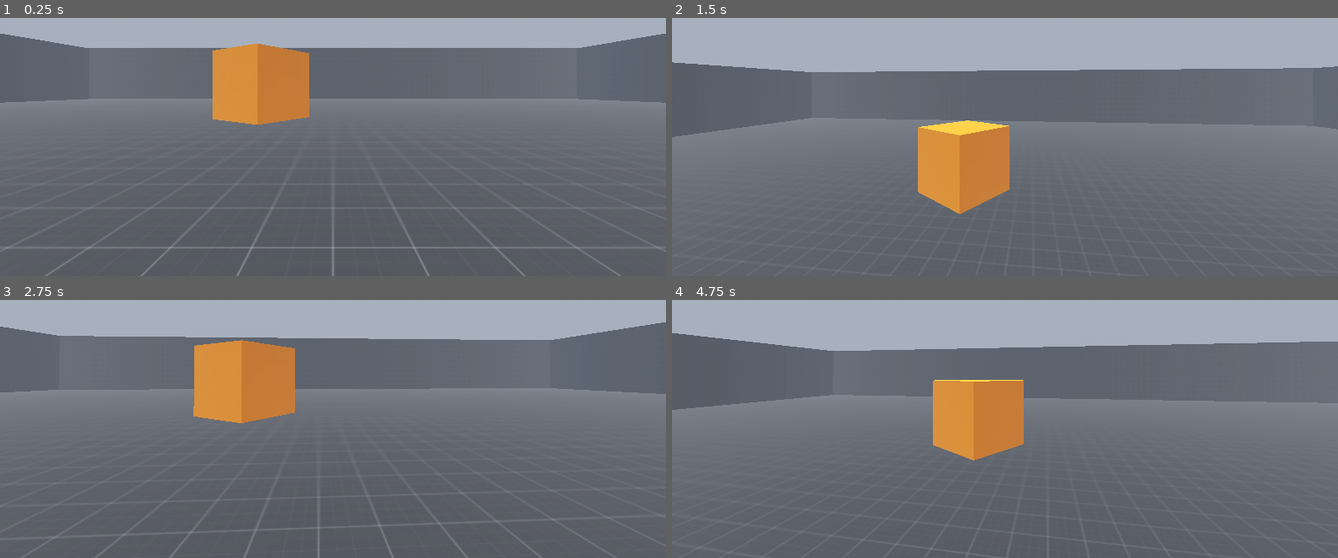
Above: before the commit, frames 1-4 (two rows, left to right).
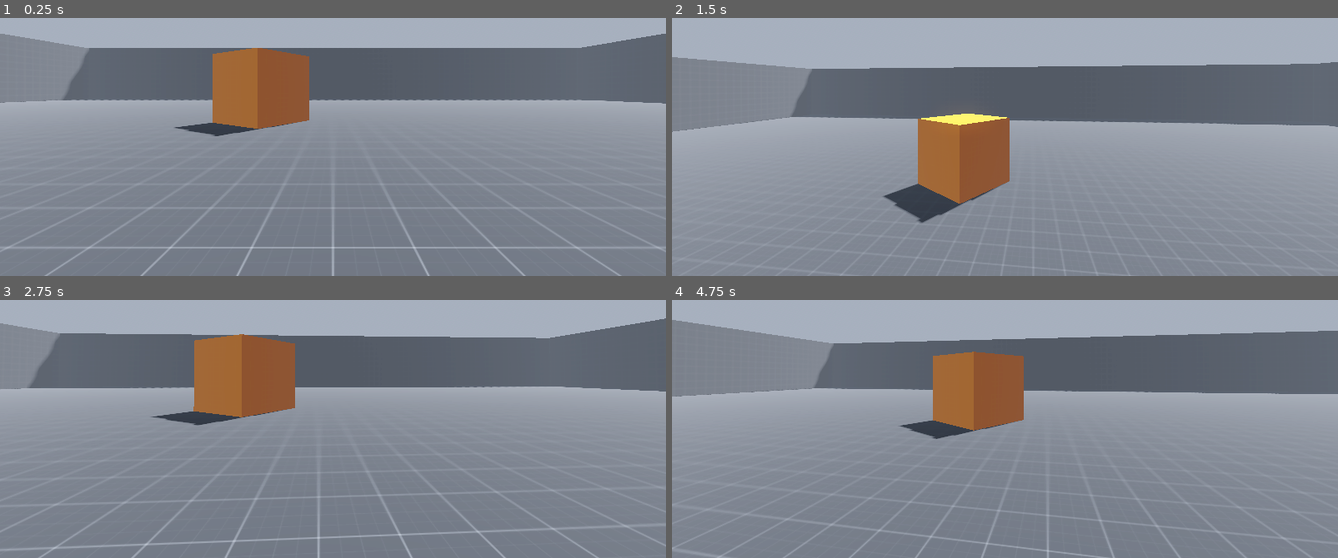
Above: after the commit, the same moments.

Repository: MagicBattle/Graveyard-Shift
Game: Godot game, scene res://scenes/main.tscn
Same seed, same stepped clock (60 frames per second), same inputs: the game is played once before the commit and once after it.
Inputs (mouse positions are in pixels of both pictures, inside the frame that each line leads up to):
- Up to frame 1 (0.25 s): no input
- Up to frame 2 (1.5 s): tap Enter (ui_accept) at 0.5, 0.6 s; move the mouse to (1038, 87) at 0.52 s; hold Up (ui_up) from 0.53 s (still down); tap Space (jump) at 0.77, 0.8, 1.07, 1.35 s; move the mouse to (971, 90) at 1.27 s
- Up to frame 3 (2.75 s): keep holding Up (ui_up); tap Space (jump) at 1.52, 1.82, 2.3 s; tap Enter (ui_accept) at 1.55, 2.1 s; move the mouse to (346, 364) at 2.02 s
- Up to frame 4 (4.75 s): keep holding Up (ui_up); move the mouse to (998, 377) at 2.77 s; tap Enter (ui_accept) at 2.85, 4.35 s; tap Space (jump) at 3.02, 3.32, 3.6, 3.77, 4.07, 4.52 s; move the mouse to (1051, 374) at 3.52 s; move the mouse to (951, 367) at 4.27 s

The runs differ from the first frame. In frame 1, 74% of the frame differs, in the area x 0-100%, y 6-100%; in frame 2, 66%; in frame 3, 70%; in frame 4, 74%.

Commit message:
Added all assets (so far)
Assets and got rid of base.gd for now.

Diff:
--- a/-graveyard-shift/scenes/main.tscn
+++ b/-graveyard-shift/scenes/main.tscn
@@ -1,10 +1,11 @@
-[gd_scene load_steps=17 format=3 uid="uid://cmftxmidlidj0"]
+[gd_scene load_steps=18 format=3 uid="uid://cmftxmidlidj0"]
 
 [ext_resource type="Script" uid="uid://dktfi6u1cjc80" path="res://scripts/main_character.gd" id="1_o5qli"]
-[ext_resource type="Texture2D" uid="uid://6mu3bge5mwm3" path="res://assets/texture_01.png" id="2_0wfyh"]
-[ext_resource type="Texture2D" uid="uid://bwi3waml2qjjn" path="res://assets/texture_02.png" id="3_tbgi4"]
-[ext_resource type="Texture2D" uid="uid://dpbb5bkjc4nix" path="res://assets/texture_03.png" id="4_tefeu"]
-[ext_resource type="Texture2D" uid="uid://does8rpwjdh1r" path="res://assets/texture_05.png" id="5_o6xl0"]
+[ext_resource type="Texture2D" uid="uid://6mu3bge5mwm3" path="res://assets/Test textures/texture_01.png" id="2_0wfyh"]
+[ext_resource type="Texture2D" uid="uid://bwi3waml2qjjn" path="res://assets/Test textures/texture_02.png" id="3_tbgi4"]
+[ext_resource type="Texture2D" uid="uid://dpbb5bkjc4nix" path="res://assets/Test textures/texture_03.png" id="4_tefeu"]
+[ext_resource type="Texture2D" uid="uid://does8rpwjdh1r" path="res://assets/Test textures/texture_05.png" id="5_o6xl0"]
+[ext_resource type="PackedScene" uid="uid://dx78rii2u5n23" path="res://assets/elkdemon/elkdemongodot.glb" id="6_tefeu"]
 
 [sub_resource type="ProceduralSkyMaterial" id="ProceduralSkyMaterial_0wfyh"]
 sky_horizon_color = Color(0.66224277, 0.6717428, 0.6867428, 1)
@@ -17,6 +18,7 @@
 background_mode = 2
 sky = SubResource("Sky_sugp2")
 tonemap_mode = 2
+sdfgi_enabled = true
 glow_enabled = true
 fog_enabled = true
 
@@ -51,17 +53,18 @@
 
 [node name="World" type="Node3D"]
 
+[node name="DirectionalLight3D" type="DirectionalLight3D" parent="."]
+transform = Transform3D(-0.8660254, -0.43301278, 0.25, 0, 0.49999997, 0.86602545, -0.50000006, 0.75, -0.43301266, 0, 0, 0)
+shadow_enabled = true
+
 [node name="WorldEnvironment" type="WorldEnvironment" parent="."]
 environment = SubResource("Environment_jyhfs")
-
-[node name="DirectionalLight3D" type="DirectionalLight3D" parent="."]
-transform = Transform3D(1, 0, 0, 0, 0.2964749, 0.95504063, 0, -0.95504063, 0.2964749, 0, 7.808424, 0)
 
 [node name="TestingCharacter" type="CharacterBody3D" parent="."]
 transform = Transform3D(1, 0, 0, 0, 1, 0, 0, 0, 1, 0, 1.9370288, 0)
 script = ExtResource("1_o5qli")
 
-[node name="MeshInstance3D" type="MeshInstance3D" parent="TestingCharacter"]
+[node name="temp (replace later)" type="MeshInstance3D" parent="TestingCharacter"]
 mesh = SubResource("CapsuleMesh_o5qli")
 
 [node name="CollisionShape3D" type="CollisionShape3D" parent="TestingCharacter"]
@@ -86,7 +89,7 @@
 use_collision = true
 
 [node name="box2" type="CSGBox3D" parent="Prototype"]
-transform = Transform3D(0.8306542, 0, -0.5567886, 0, 1, 0, 0.5567886, 0, 0.8306542, -2.1227324, 1.9, -7.369481)
+transform = Transform3D(0.8306542, 0, -0.5567886, 0, 1, 0, 0.5567886, 0, 0.8306542, -2.1227324, 1.8, -7.369481)
 material_override = SubResource("StandardMaterial3D_85g3d")
 use_collision = true
 size = Vector3(2, 2, 2)
@@ -120,3 +123,6 @@
 material_override = SubResource("StandardMaterial3D_o6xl0")
 use_collision = true
 size = Vector3(1, 5, 48)
+
+[node name="elkdemongodot" parent="Prototype" instance=ExtResource("6_tefeu")]
+transform = Transform3D(-0.3007058, 0, -0.95371693, 0, 1, 0, 0.95371693, 0, -0.3007058, 6.41364, 0.79999876, 6.190615)
--- a/-graveyard-shift/scripts/base.gd
+++ /dev/null
@@ -1,29 +0,0 @@
-class_name BaseCharacter
-extends CharacterBody3D
-
-
-const SPEED = 5.0
-const JUMP_VELOCITY = 4.5
-
-
-func _physics_process(delta: float) -> void:
-	# Add the gravity.
-	if not is_on_floor():
-		velocity += ProjectSettings.get_setting("physics/3d/default_gravity_vector") * delta
-
-	# Handle jump.
-	if Input.is_action_just_pressed("ui_accept") and is_on_floor():
-		velocity.y = JUMP_VELOCITY
-
-	# Get the input direction and handle the movement/deceleration.
-	# As good practice, you should replace UI actions with custom gameplay actions.
-	var input_dir := Input.get_vector("ui_left", "ui_right", "ui_up", "ui_down")
-	var direction := (transform.basis * Vector3(input_dir.x, 0, input_dir.y)).normalized()
-	if direction:
-		velocity.x = direction.x * SPEED
-		velocity.z = direction.z * SPEED
-	else:
-		velocity.x = move_toward(velocity.x, 0, SPEED)
-		velocity.z = move_toward(velocity.z, 0, SPEED)
-
-	move_and_slide()
--- a/-graveyard-shift/scripts/main_character.gd
+++ b/-graveyard-shift/scripts/main_character.gd
@@ -1,11 +1,11 @@
 class_name MainCharacter
-extends BaseCharacter
+extends CharacterBody3D
 
 @onready var pivot = $CameraPivot
 
 @export var mouse_sensitivity := 0.002
 @export var movement_speed := 5.0
-@export var jump_speed := 5
+@export var jump_speed := 4.5
 
 var rotation_x := 0.0
 var gravity = ProjectSettings.get_setting("physics/3d/default_gravity_vector")
Not shown, added: -graveyard-shift/assets/PSX Horror Audio Pack/Ambients/Backstabber.wav.import
Not shown, added: -graveyard-shift/assets/PSX Horror Audio Pack/Ambients/Felt_Static.wav.import
Not shown, added: -graveyard-shift/assets/PSX Horror Audio Pack/Ambients/Haunted.wav.import
Not shown, added: -graveyard-shift/assets/PSX Horror Audio Pack/Ambients/Heart_Of_Darkness.wav.import
Not shown, added: -graveyard-shift/assets/PSX Horror Audio Pack/Ambients/Night_Hunter.wav.import
Not shown, added: -graveyard-shift/assets/PSX Horror Audio Pack/Ambients/OGG/Backstabber.ogg.import
Not shown, added: -graveyard-shift/assets/PSX Horror Audio Pack/Ambients/OGG/Felt_Static.ogg.import
Not shown, added: -graveyard-shift/assets/PSX Horror Audio Pack/Ambients/OGG/Haunted.ogg.import
Not shown, added: -graveyard-shift/assets/PSX Horror Audio Pack/Ambients/OGG/Heart_Of_Darkness.ogg.import
Not shown, added: -graveyard-shift/assets/PSX Horror Audio Pack/Ambients/OGG/Night_Hunter.ogg.import
Not shown, added: -graveyard-shift/assets/PSX Horror Audio Pack/Beats/Crooked_Face.wav.import
Not shown, added: -graveyard-shift/assets/PSX Horror Audio Pack/Beats/Dead_Skin_Mask.wav.import
(and 1124 more such lines)
